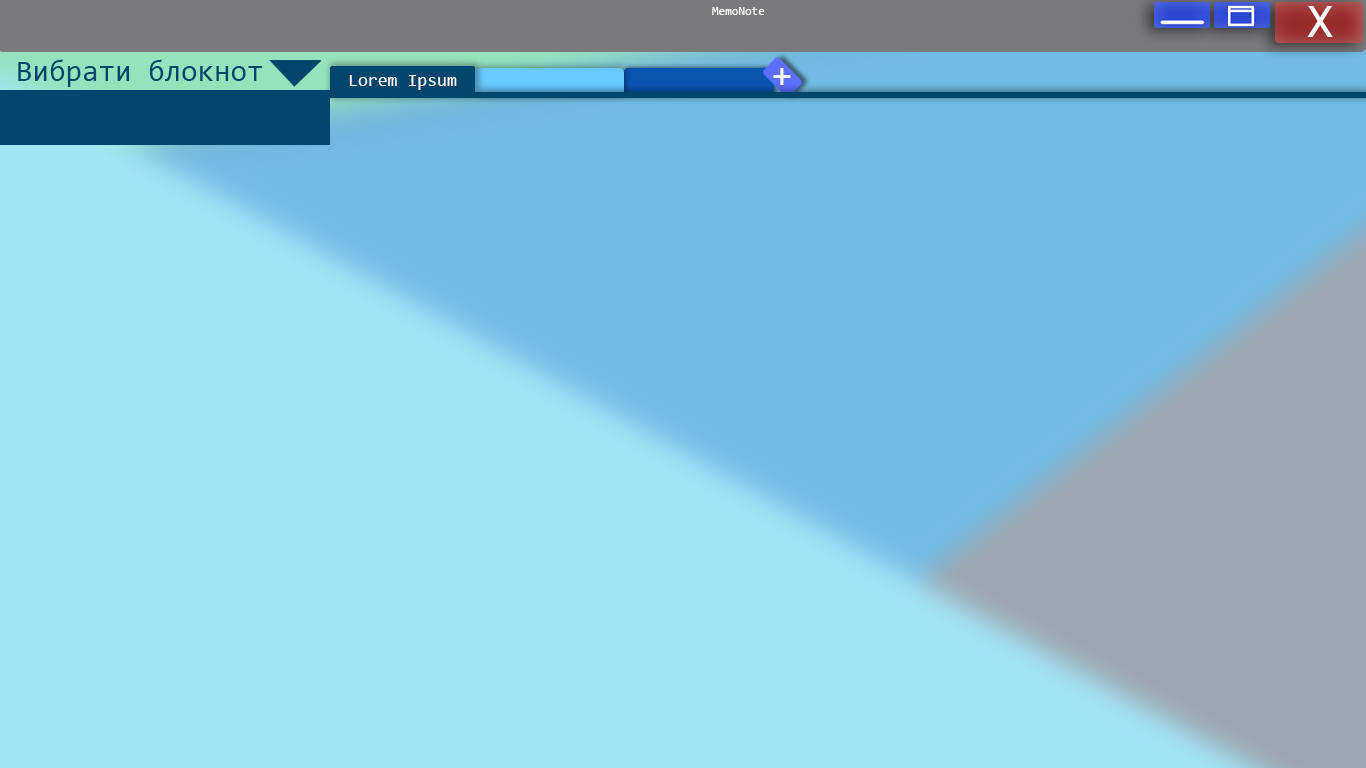
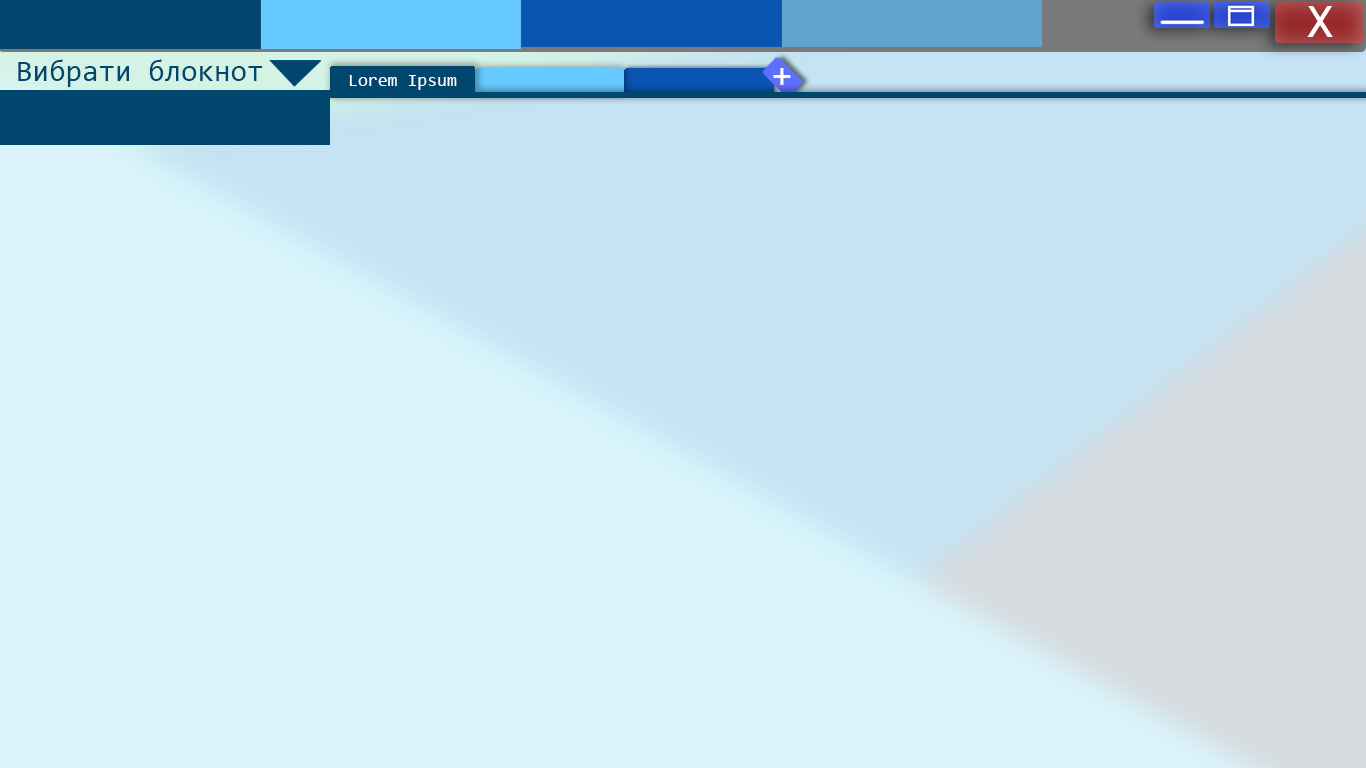
Before/after of a 1366×768 layered artwork. What changed in the layer stack:
added layer "Mеню копия 3" above "Mеню копия 2" over (x1=782, y1=0, x2=1042, y2=47)
added layer "Mеню копия 2" above "Mеню копия" over (x1=521, y1=0, x2=782, y2=47)
added layer "Mеню копия" above "Mеню" over (x1=261, y1=0, x2=521, y2=49)
added layer "Mеню" above "Слой 5" over (x1=0, y1=0, x2=261, y2=49)
added layer "Слой 4" (59%) above "Фон2" over (x1=0, y1=0, x2=1366, y2=768)
